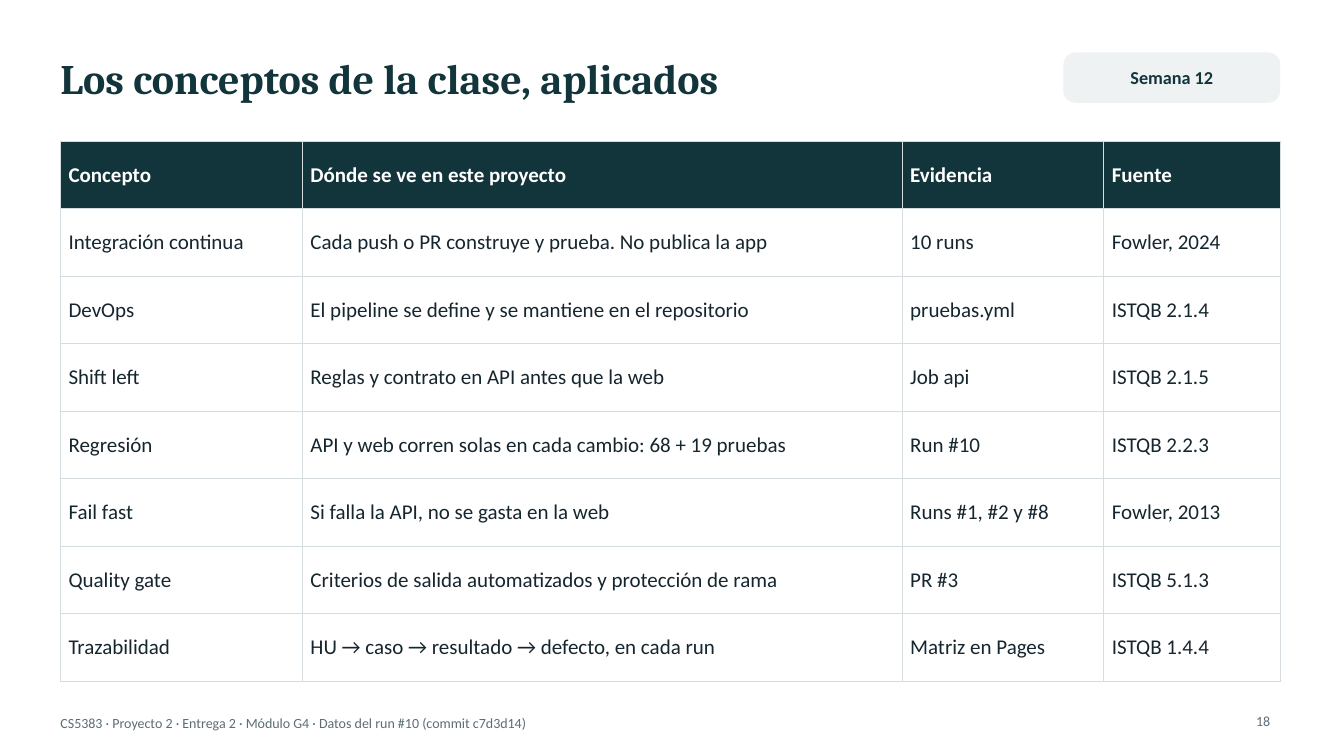
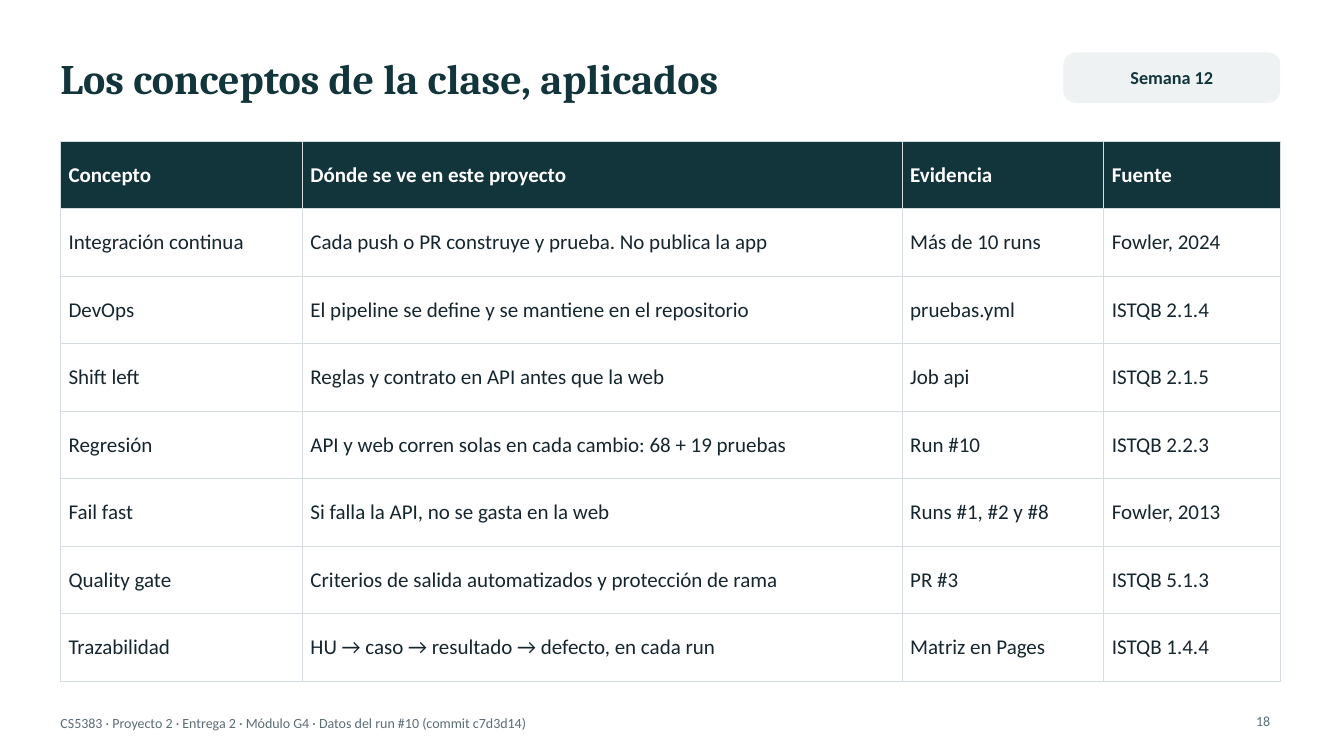
Before and after one commit to Joharjbe/qolqe-wallet, a slide deck: slide 18 of docs/Entrega2_G4_E2E_CICD.pptx. Drawn at 1344x756 pixels with LibreOffice and Linux fonts; fonts in the diff are those of the drawing. Boxes give left, top, right and bottom in pixels: in the first picture for what was removed or moved away, otherwise in the second. Text is boxed around its words. In the diff, an @@ line names an element or a change of style, - is before the commit and + after.

```diff
--- a/docs/Entrega2_G4_E2E_CICD.pptx
+++ b/docs/Entrega2_G4_E2E_CICD.pptx
@@ table at [60,141,1280,662] @@
-row 2, column 3: 10 runs
+row 2, column 3: Más de 10 runs
```
Also in this commit, not shown: 3 other slides changed, 2 other files.
